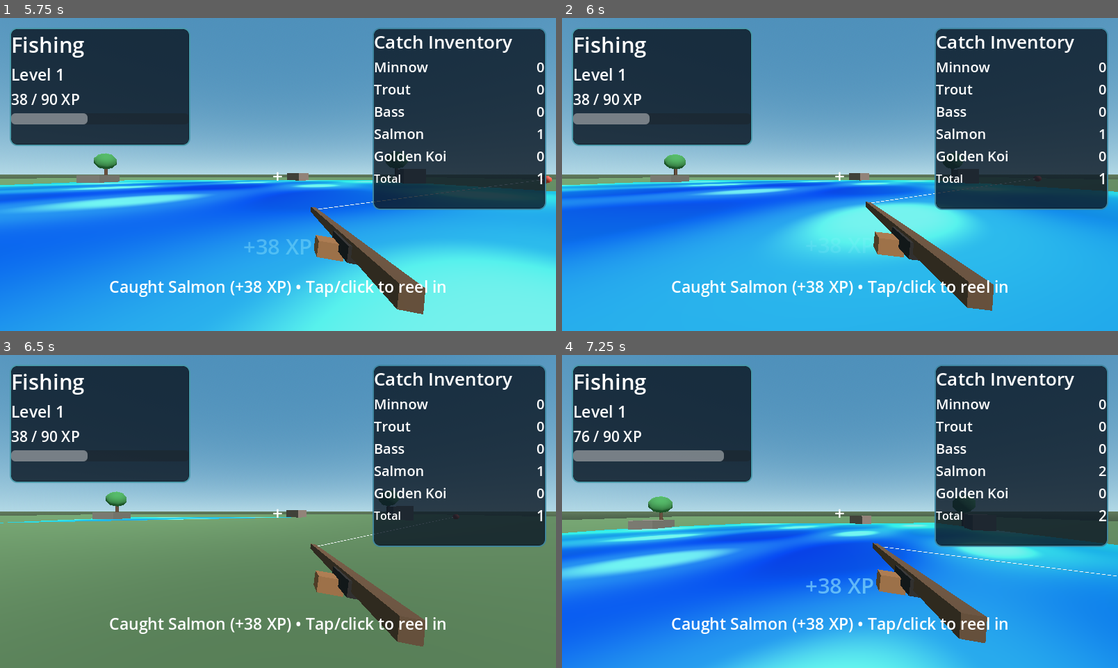
Above: before the commit, frames 1-4 (two rows, left to right).
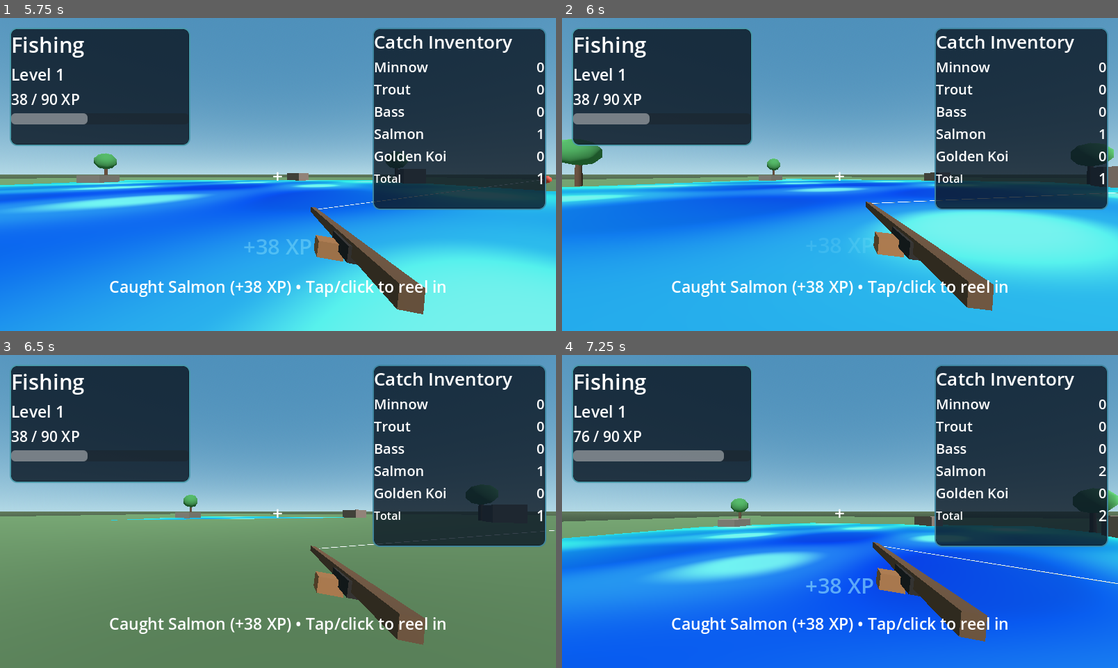
Above: after the commit, the same moments.

Repository: Churper/Skilling
Game: Godot game, scene res://scenes/main.tscn
Two runs of this game, one before a commit and one after it. Both use one fixed random seed, a clock stepped at 60 frames per second and the inputs below.
Inputs (mouse positions are in pixels of both pictures, inside the frame that each line leads up to):
- Up to frame 1 (5.75 s): tap Enter at 0.5, 5 s; move the mouse to (400, 158) at 0.52 s; press the mouse at (400, 158) at 0.53 s; hold D (move_right) 0.53-1.25 s; tap Space (jump) at 0.77, 3.77 s; release the mouse at (400, 158) at 1.25 s; drag from (166, 190) to (250, 237) at 1.27 s; move the mouse to (333, 105) at 2.02 s; press the mouse at (333, 105) at 2.03 s; hold D (move_right) 2.03-2.75 s; release the mouse at (333, 105) at 2.75 s; drag from (250, 237) to (111, 127) at 2.77 s; move the mouse to (444, 221) at 3.52 s; press the mouse at (444, 221) at 3.53 s; hold A (move_left) 3.53-4.25 s; release the mouse at (444, 221) at 4.25 s; drag from (111, 127) to (194, 96) at 4.27 s; move the mouse to (305, 174) at 5.02 s; press the mouse at (305, 174) at 5.03 s; hold S (move_back) from 5.03 s (still down)
- Up to frame 2 (6 s): release S (move_back) at 5.75 s; release the mouse at (867, 174) at 5.75 s; tap Enter at 5.75 s; drag from (756, 96) to (728, 190) at 5.77 s
- Up to frame 3 (6.5 s): no input
- Up to frame 4 (7.25 s): tap Enter at 6.5 s; move the mouse to (962, 495) at 6.52 s; press the mouse at (962, 495) at 6.53 s; hold W (move_forward) from 6.53 s (still down); tap Space (jump) at 6.77 s

Frame 1 is identical in both runs. In frame 2, 16% of the frame differs, in the area x 0-100%, y 38-94%; in frame 3, 1.8%; in frame 4, 35%, in the area x 0-100%, y 43-100%.

Commit message:
Fix click-to-walk fallback targeting

Diff:
--- a/scripts/app_bootstrap.gd
+++ b/scripts/app_bootstrap.gd
@@ -820,10 +820,13 @@
 	_set_status(_status_text("casting", "Fishing... wait for bites - Tap/click again to reel in"))
 
 func _move_player_to_screen_point(ray_origin: Vector3, ray_direction: Vector3) -> void:
+	if not player:
+		return
+
 	var params: PhysicsRayQueryParameters3D = PhysicsRayQueryParameters3D.create(ray_origin, ray_origin + ray_direction * 500.0)
 	params.collide_with_areas = false
 	params.collide_with_bodies = true
-	params.collision_mask = 1
+	params.collision_mask = 0xFFFFFFFF
 	if player:
 		params.exclude = [player.get_rid()]
 
@@ -834,12 +837,19 @@
 	else:
 		var ground_y: float = 0.0
 		var t: float = (ground_y - ray_origin.y) / ray_direction.y if abs(ray_direction.y) > 0.0001 else -1.0
-		if t <= 0.0:
-			return
-		target = ray_origin + ray_direction * t
+		if t > 0.0:
+			target = ray_origin + ray_direction * t
+		else:
+			# Camera might be aimed above horizon; still create a reachable walk target.
+			var forward_flat: Vector3 = Vector3(ray_direction.x, 0.0, ray_direction.z).normalized()
+			if forward_flat.length() < 0.001:
+				forward_flat = -player.global_basis.z
+				forward_flat.y = 0.0
+				forward_flat = forward_flat.normalized()
+			target = player.global_position + forward_flat * 8.0
 
 	target.y = player.global_position.y
-	if player and player.has_method("set_click_move_target"):
+	if player.has_method("set_click_move_target"):
 		player.call("set_click_move_target", target)
 
 func _place_bobber(point: Vector3) -> void:
Not shown, changed: docs/index.html
Not shown, changed: docs/index.pck
